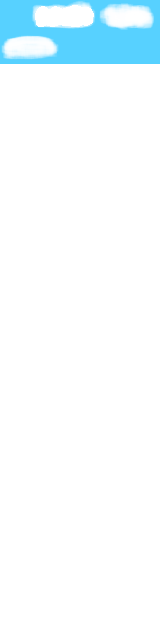
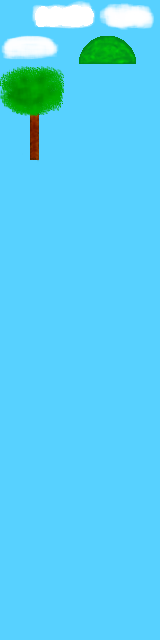
Layer changes from the first 160 x 640 image to the second:
painted on "Layer" over [0, 35, 160, 640]
